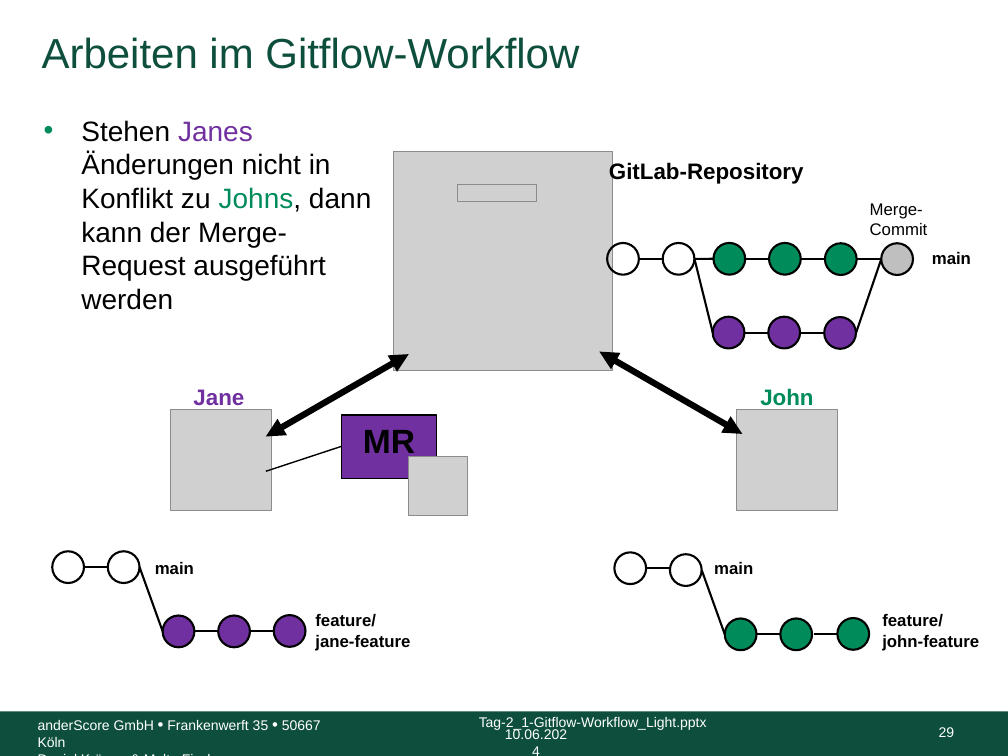
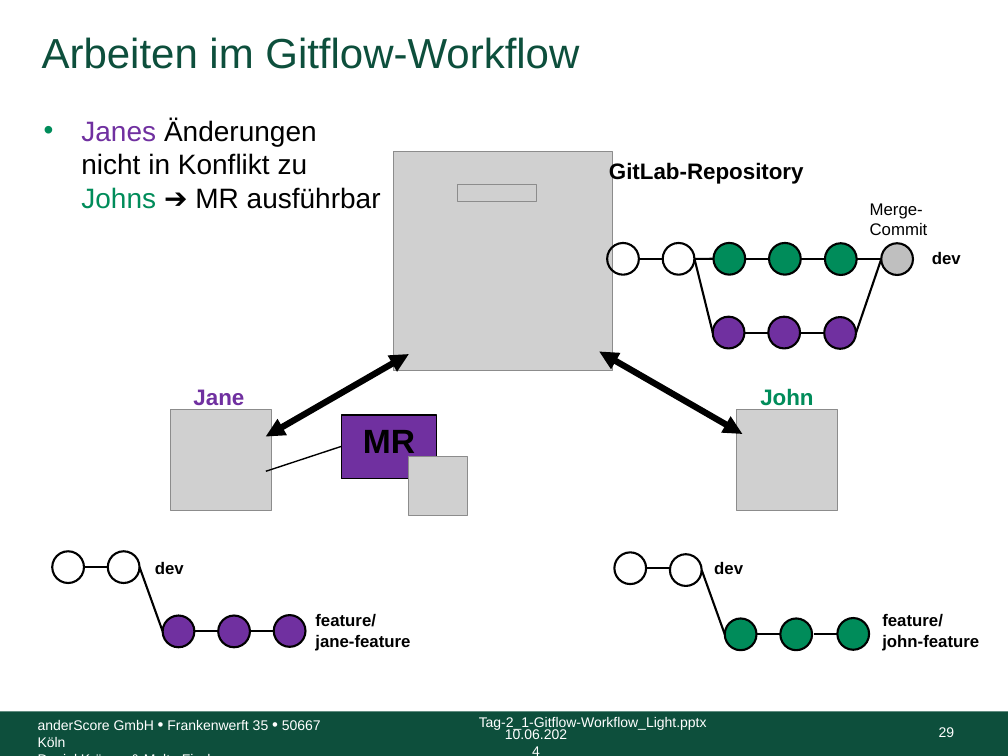
Before and after one commit to anderscore-gmbh/gitlab, a slide deck: slide 29 of slides/Tag-2_1-Gitflow-Workflow_Light.pptx. Drawn at 1008x756 pixels with LibreOffice and Linux fonts; fonts in the diff are those of the drawing; grey boxes stand for pictures; background and template pictures are left out. Boxes give left, top, right and bottom in pixels: in the first picture for what was removed or moved away, otherwise in the second. Text is boxed around its words. In the diff, an @@ line names an element or a change of style, - is before the commit and + after.

```diff
--- a/slides/Tag-2_1-Gitflow-Workflow_Light.pptx
+++ b/slides/Tag-2_1-Gitflow-Workflow_Light.pptx
@@ text at [81, 119, 381, 209]: text changed @@
-• Stehen Janes Änderungen nicht in Konflikt zu Johns, dann kann der Merge-Request ausgeführt werden
+• Janes Änderungen nicht in Konflikt zu Johns ➔ MR ausführbar
@@ text at [932, 252, 961, 264]: text changed @@
-main
+dev
@@ text at [155, 562, 184, 574]: text changed @@
-main
+dev
@@ text at [714, 562, 743, 574]: text changed @@
-main
+dev
```
Also in this commit, not shown: 17 other slides changed, 3 other files.
